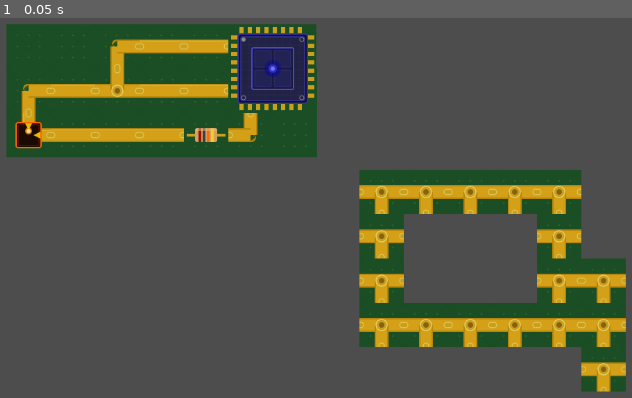
Above: before the commit, frame 1.
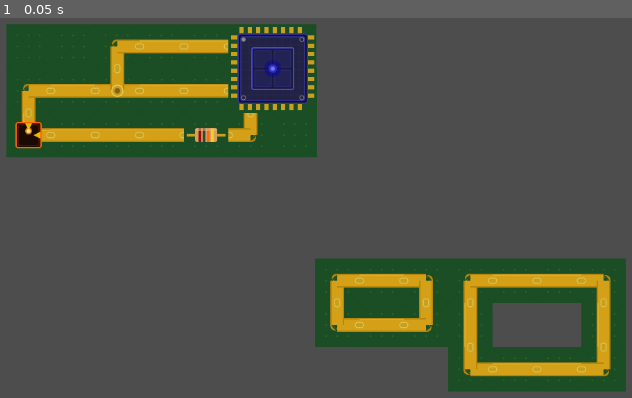
Above: after the commit, the same moment.

Repository: ProfessorLayton322/ldjam_59
Game: Godot game, scene res://scenes/example.tscn
Two runs of this game, one before a commit and one after it. Both use one fixed random seed, a clock stepped at 60 frames per second and the inputs below. The project has no main scene, so this scene is started directly.
Inputs:
- Up to frame 1 (0.05 s): no input

The runs differ from the first frame. In frame 1, 16% of the frame differs, in the area x 49-100%, y 40-99%.

Commit message:
Add tile map

Diff:
--- a/ludum-dare-59/scenes/example.tscn
+++ b/ludum-dare-59/scenes/example.tscn
@@ -7,11 +7,41 @@
 [ext_resource type="Texture2D" uid="uid://b4kre37knet61" path="res://assets/textures/towers/resistor.svg" id="5_sbkjb"]
 [ext_resource type="Texture2D" uid="uid://ehje7t8cs38k" path="res://assets/textures/start/start_NE.svg" id="6_6ydoj"]
 [ext_resource type="Texture2D" uid="uid://c8iu0xx6dhssk" path="res://assets/textures/tracks/track_t_junction.svg" id="7_rhq5j"]
-[ext_resource type="PackedScene" uid="uid://cwo32yamquubq" path="res://scenes/track_tile.tscn" id="8_1ywam"]
+[ext_resource type="PackedScene" uid="uid://trkvariant00" path="res://scenes/tiles/track_none.tscn" id="9_none"]
+[ext_resource type="PackedScene" uid="uid://trkvariant01" path="res://scenes/tiles/track_w.tscn" id="10_w"]
+[ext_resource type="PackedScene" uid="uid://trkvariant02" path="res://scenes/tiles/track_e.tscn" id="11_e"]
+[ext_resource type="PackedScene" uid="uid://trkvariant03" path="res://scenes/tiles/track_ew.tscn" id="12_ew"]
+[ext_resource type="PackedScene" uid="uid://trkvariant04" path="res://scenes/tiles/track_s.tscn" id="13_s"]
+[ext_resource type="PackedScene" uid="uid://trkvariant05" path="res://scenes/tiles/track_sw.tscn" id="14_sw"]
+[ext_resource type="PackedScene" uid="uid://trkvariant06" path="res://scenes/tiles/track_se.tscn" id="15_se"]
+[ext_resource type="PackedScene" uid="uid://trkvariant07" path="res://scenes/tiles/track_sew.tscn" id="16_sew"]
+[ext_resource type="PackedScene" uid="uid://trkvariant08" path="res://scenes/tiles/track_n.tscn" id="17_n"]
+[ext_resource type="PackedScene" uid="uid://trkvariant1a" path="res://scenes/tiles/track_nw.tscn" id="18_nw"]
+[ext_resource type="PackedScene" uid="uid://trkvariant0a" path="res://scenes/tiles/track_ne.tscn" id="19_ne"]
+[ext_resource type="PackedScene" uid="uid://trkvariant0b" path="res://scenes/tiles/track_new.tscn" id="20_new"]
+[ext_resource type="PackedScene" uid="uid://trkvariant0c" path="res://scenes/tiles/track_ns.tscn" id="21_ns"]
+[ext_resource type="PackedScene" uid="uid://trkvariant0d" path="res://scenes/tiles/track_nsw.tscn" id="22_nsw"]
+[ext_resource type="PackedScene" uid="uid://trkvariant0e" path="res://scenes/tiles/track_nse.tscn" id="23_nse"]
+[ext_resource type="PackedScene" uid="uid://trkvariant0f" path="res://scenes/tiles/track_nsew.tscn" id="24_nsew"]
 
 [sub_resource type="TileSetScenesCollectionSource" id="TileSetScenesCollectionSource_ba3wm"]
 resource_name = "test"
-scenes/1/scene = ExtResource("8_1ywam")
+scenes/0/scene = ExtResource("9_none")
+scenes/1/scene = ExtResource("10_w")
+scenes/2/scene = ExtResource("11_e")
+scenes/3/scene = ExtResource("12_ew")
+scenes/4/scene = ExtResource("13_s")
+scenes/5/scene = ExtResource("14_sw")
+scenes/6/scene = ExtResource("15_se")
+scenes/7/scene = ExtResource("16_sew")
+scenes/8/scene = ExtResource("17_n")
+scenes/9/scene = ExtResource("18_nw")
+scenes/10/scene = ExtResource("19_ne")
+scenes/11/scene = ExtResource("20_new")
+scenes/12/scene = ExtResource("21_ns")
+scenes/13/scene = ExtResource("22_nsw")
+scenes/14/scene = ExtResource("23_nse")
+scenes/15/scene = ExtResource("24_nsew")
 
 [sub_resource type="TileSet" id="TileSet_3hvnp"]
 tile_size = Vector2i(64, 64)
@@ -167,4 +197,4 @@
 position = Vector2(541, 306)
 tile_set = SubResource("TileSet_3hvnp")
 format = 2
-layer_0/tile_data = PackedInt32Array(-65537, 0, 65536, -65538, 0, 65536, -2, 0, 65536, 65534, 0, 65536, 131070, 0, 65536, 131071, 0, 65536, 65536, 0, 65536, 65537, 0, 65536, 65538, 0, 65536, 65539, 0, 65536, 131075, 0, 65536, -131072, 0, 65536, -131071, 0, 65536, -131070, 0, 65536, -65534, 0, 65536, 2, 0, 65536, 3, 0, 65536)
+layer_0/tile_data = PackedInt32Array(0, 0, 393216, 1, 0, 196608, 2, 0, 196608, 3, 0, 327680, 65536, 0, 786432, 65539, 0, 786432, 131072, 0, 655360, 131073, 0, 196608, 131074, 0, 196608, 131075, 0, 589824, 131070, 0, 131072, 131069, 0, 655360, 65533, 0, 393216, 65534, 0, 196608, 65535, 0, 327680, 131071, 0, 589824)
--- /dev/null
+++ b/ludum-dare-59/scenes/tiles/track_e.tscn
@@ -0,0 +1,9 @@
+[gd_scene load_steps=2 format=3 uid="uid://trkvariant02"]
+
+[ext_resource type="PackedScene" uid="uid://cwo32yamquubq" path="res://scenes/track_tile.tscn" id="1_trk"]
+
+[node name="TrackTile" instance=ExtResource("1_trk")]
+north = false
+south = false
+east = true
+west = false
--- /dev/null
+++ b/ludum-dare-59/scenes/tiles/track_ew.tscn
@@ -0,0 +1,9 @@
+[gd_scene load_steps=2 format=3 uid="uid://trkvariant03"]
+
+[ext_resource type="PackedScene" uid="uid://cwo32yamquubq" path="res://scenes/track_tile.tscn" id="1_trk"]
+
+[node name="TrackTile" instance=ExtResource("1_trk")]
+north = false
+south = false
+east = true
+west = true
--- /dev/null
+++ b/ludum-dare-59/scenes/tiles/track_n.tscn
@@ -0,0 +1,9 @@
+[gd_scene load_steps=2 format=3 uid="uid://trkvariant08"]
+
+[ext_resource type="PackedScene" uid="uid://cwo32yamquubq" path="res://scenes/track_tile.tscn" id="1_trk"]
+
+[node name="TrackTile" instance=ExtResource("1_trk")]
+north = true
+south = false
+east = false
+west = false
--- /dev/null
+++ b/ludum-dare-59/scenes/tiles/track_ne.tscn
@@ -0,0 +1,9 @@
+[gd_scene load_steps=2 format=3 uid="uid://trkvariant0a"]
+
+[ext_resource type="PackedScene" uid="uid://cwo32yamquubq" path="res://scenes/track_tile.tscn" id="1_trk"]
+
+[node name="TrackTile" instance=ExtResource("1_trk")]
+north = true
+south = false
+east = true
+west = false
--- /dev/null
+++ b/ludum-dare-59/scenes/tiles/track_new.tscn
@@ -0,0 +1,9 @@
+[gd_scene load_steps=2 format=3 uid="uid://trkvariant0b"]
+
+[ext_resource type="PackedScene" uid="uid://cwo32yamquubq" path="res://scenes/track_tile.tscn" id="1_trk"]
+
+[node name="TrackTile" instance=ExtResource("1_trk")]
+north = true
+south = false
+east = true
+west = true
--- /dev/null
+++ b/ludum-dare-59/scenes/tiles/track_none.tscn
@@ -0,0 +1,9 @@
+[gd_scene load_steps=2 format=3 uid="uid://trkvariant00"]
+
+[ext_resource type="PackedScene" uid="uid://cwo32yamquubq" path="res://scenes/track_tile.tscn" id="1_trk"]
+
+[node name="TrackTile" instance=ExtResource("1_trk")]
+north = false
+south = false
+east = false
+west = false
--- /dev/null
+++ b/ludum-dare-59/scenes/tiles/track_ns.tscn
@@ -0,0 +1,9 @@
+[gd_scene load_steps=2 format=3 uid="uid://trkvariant0c"]
+
+[ext_resource type="PackedScene" uid="uid://cwo32yamquubq" path="res://scenes/track_tile.tscn" id="1_trk"]
+
+[node name="TrackTile" instance=ExtResource("1_trk")]
+north = true
+south = true
+east = false
+west = false
--- /dev/null
+++ b/ludum-dare-59/scenes/tiles/track_nse.tscn
@@ -0,0 +1,9 @@
+[gd_scene load_steps=2 format=3 uid="uid://trkvariant0e"]
+
+[ext_resource type="PackedScene" uid="uid://cwo32yamquubq" path="res://scenes/track_tile.tscn" id="1_trk"]
+
+[node name="TrackTile" instance=ExtResource("1_trk")]
+north = true
+south = true
+east = true
+west = false
--- /dev/null
+++ b/ludum-dare-59/scenes/tiles/track_nsew.tscn
@@ -0,0 +1,9 @@
+[gd_scene load_steps=2 format=3 uid="uid://trkvariant0f"]
+
+[ext_resource type="PackedScene" uid="uid://cwo32yamquubq" path="res://scenes/track_tile.tscn" id="1_trk"]
+
+[node name="TrackTile" instance=ExtResource("1_trk")]
+north = true
+south = true
+east = true
+west = true
--- /dev/null
+++ b/ludum-dare-59/scenes/tiles/track_nsw.tscn
@@ -0,0 +1,9 @@
+[gd_scene load_steps=2 format=3 uid="uid://trkvariant0d"]
+
+[ext_resource type="PackedScene" uid="uid://cwo32yamquubq" path="res://scenes/track_tile.tscn" id="1_trk"]
+
+[node name="TrackTile" instance=ExtResource("1_trk")]
+north = true
+south = true
+east = false
+west = true
--- /dev/null
+++ b/ludum-dare-59/scenes/tiles/track_nw.tscn
@@ -0,0 +1,9 @@
+[gd_scene load_steps=2 format=3 uid="uid://trkvariant09"]
+
+[ext_resource type="PackedScene" uid="uid://cwo32yamquubq" path="res://scenes/track_tile.tscn" id="1_trk"]
+
+[node name="TrackTile" instance=ExtResource("1_trk")]
+north = true
+south = false
+east = false
+west = true
--- /dev/null
+++ b/ludum-dare-59/scenes/tiles/track_s.tscn
@@ -0,0 +1,9 @@
+[gd_scene load_steps=2 format=3 uid="uid://trkvariant04"]
+
+[ext_resource type="PackedScene" uid="uid://cwo32yamquubq" path="res://scenes/track_tile.tscn" id="1_trk"]
+
+[node name="TrackTile" instance=ExtResource("1_trk")]
+north = false
+south = true
+east = false
+west = false
--- /dev/null
+++ b/ludum-dare-59/scenes/tiles/track_se.tscn
@@ -0,0 +1,9 @@
+[gd_scene load_steps=2 format=3 uid="uid://trkvariant06"]
+
+[ext_resource type="PackedScene" uid="uid://cwo32yamquubq" path="res://scenes/track_tile.tscn" id="1_trk"]
+
+[node name="TrackTile" instance=ExtResource("1_trk")]
+north = false
+south = true
+east = true
+west = false
--- /dev/null
+++ b/ludum-dare-59/scenes/tiles/track_sew.tscn
@@ -0,0 +1,9 @@
+[gd_scene load_steps=2 format=3 uid="uid://trkvariant07"]
+
+[ext_resource type="PackedScene" uid="uid://cwo32yamquubq" path="res://scenes/track_tile.tscn" id="1_trk"]
+
+[node name="TrackTile" instance=ExtResource("1_trk")]
+north = false
+south = true
+east = true
+west = true
--- /dev/null
+++ b/ludum-dare-59/scenes/tiles/track_sw.tscn
@@ -0,0 +1,9 @@
+[gd_scene load_steps=2 format=3 uid="uid://trkvariant05"]
+
+[ext_resource type="PackedScene" uid="uid://cwo32yamquubq" path="res://scenes/track_tile.tscn" id="1_trk"]
+
+[node name="TrackTile" instance=ExtResource("1_trk")]
+north = false
+south = true
+east = false
+west = true
--- /dev/null
+++ b/ludum-dare-59/scenes/tiles/track_w.tscn
@@ -0,0 +1,9 @@
+[gd_scene load_steps=2 format=3 uid="uid://trkvariant01"]
+
+[ext_resource type="PackedScene" uid="uid://cwo32yamquubq" path="res://scenes/track_tile.tscn" id="1_trk"]
+
+[node name="TrackTile" instance=ExtResource("1_trk")]
+north = false
+south = false
+east = false
+west = true
--- a/ludum-dare-59/scenes/track_tile.tscn
+++ b/ludum-dare-59/scenes/track_tile.tscn
@@ -2,17 +2,16 @@
 
 [ext_resource type="Script" uid="uid://cpb1iedds033h" path="res://scenes/track_tile.gd" id="1"]
 [ext_resource type="Texture2D" uid="uid://cw10n4prubm64" path="res://assets/textures/tracks/pcb_empty.svg" id="2"]
-[ext_resource type="Texture2D" uid="uid://c8iu0xx6dhssk" path="res://assets/textures/tracks/track_t_junction.svg" id="3_87qat"]
+[ext_resource type="Texture2D" uid="uid://bj0wicc561gtv" path="res://assets/textures/tracks/track_corner_ne.svg" id="3_87qat"]
 
 [node name="TrackTile" type="Node2D"]
 script = ExtResource("1")
 south = true
-east = true
 west = true
 
 [node name="Background" type="Sprite2D" parent="."]
 texture = ExtResource("2")
 
 [node name="Track" type="Sprite2D" parent="."]
-rotation = 4.712389
+rotation = 1.5707964
 texture = ExtResource("3_87qat")
Not shown: 1 places in ludum-dare-59/scenes/example.tscn that only renumber resources
